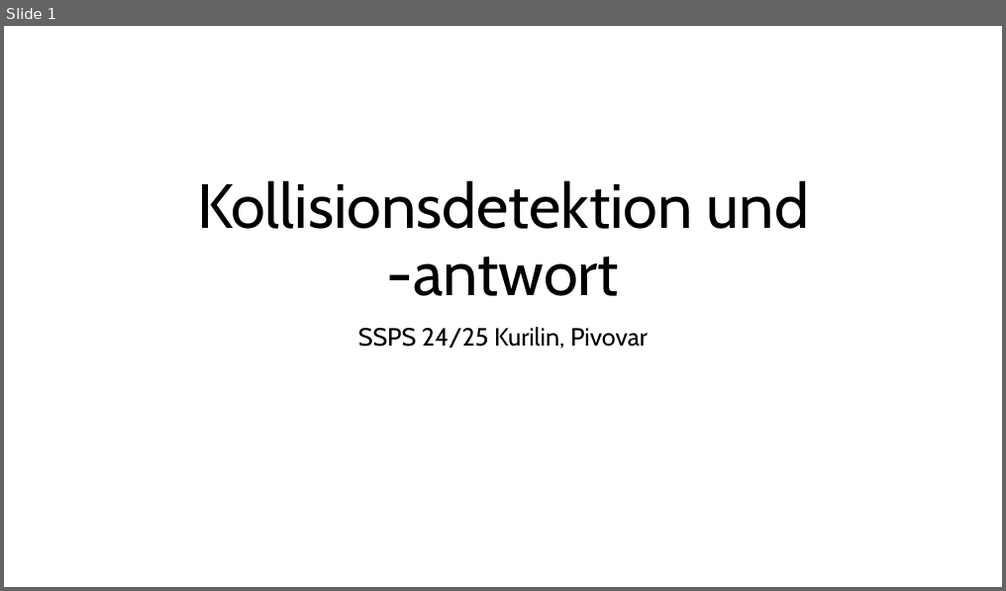
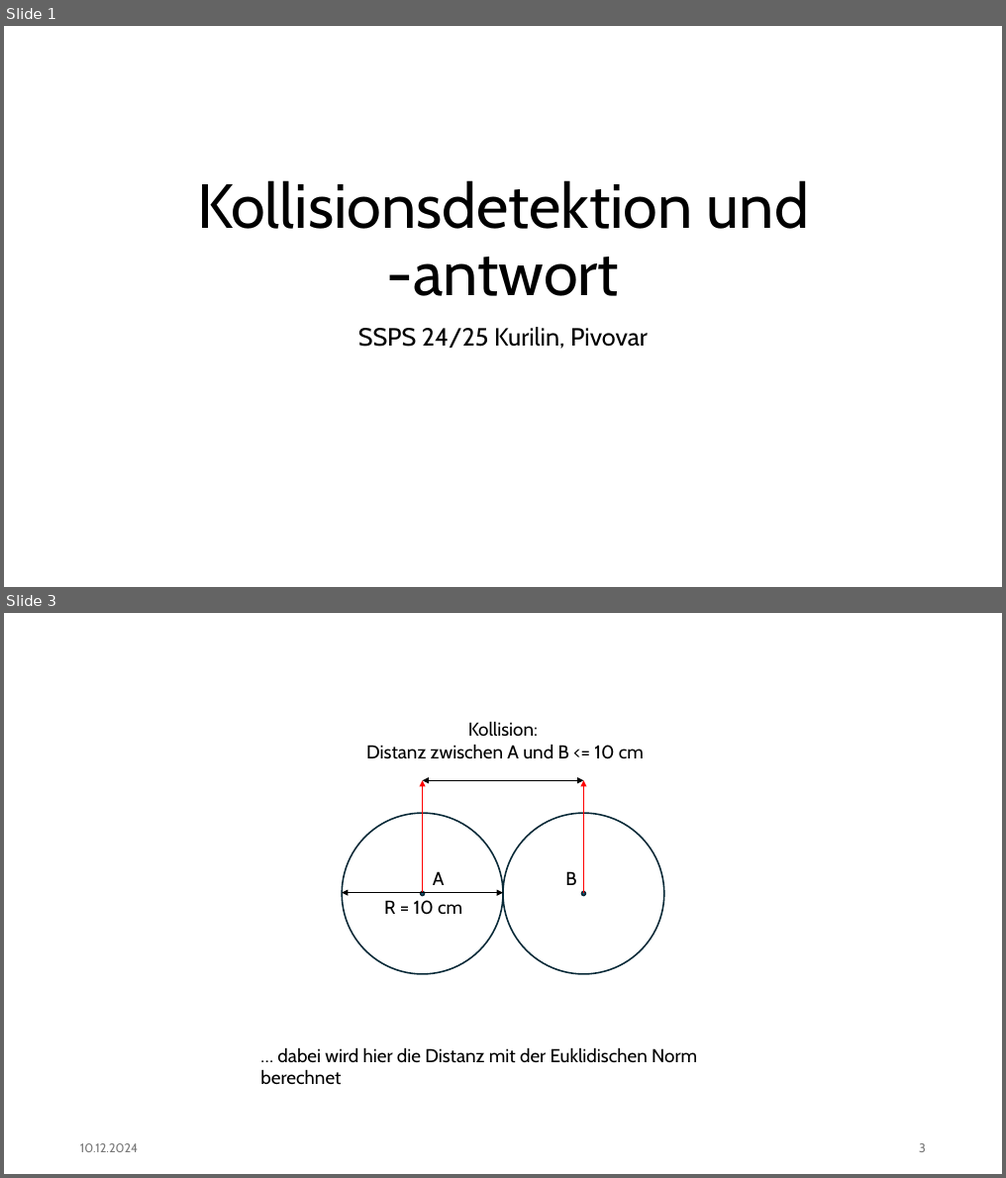
Before and after one commit to rippeddeadlift/Billard_SSDS, a slide deck: SSPS_11.12_sketch.pptx. Shown one above the other, each under a label of ours: slide 1 before the commit, slides 1 and 3 after it; the slides between them are not shown. The pictures are 1006x591 and 1006x1178 pixels, drawn with LibreOffice and Linux fonts; fonts in the diff are those of the drawing. Boxes give left, top, right and bottom in pixels: in the first picture for what was removed or moved away, otherwise in the second. Text is boxed around its words. In the diff, an @@ line names an element or a change of style, - is before the commit and + after.

```diff
--- a/SSPS_11.12_sketch.pptx
+++ b/SSPS_11.12_sketch.pptx
@@ slide 3 added at [4, 613, 1002, 1174], background #FFFFFF @@
@@ text added at [366, 721, 644, 760], 18 pt, text #000000 @@
+Kollision:
+Distanz zwischen A und B <= 10 cm
@@ arrow added from (423, 894) to (423, 780), #FF0000 1 pt @@
@@ double arrow added from (423, 780) to (583, 780), #000000 1 pt @@
@@ arrow added from (583, 894) to (583, 780), #FF0000 1 pt @@
@@ ellipse added at [342, 813, 503, 973], fill #FFFFFF, outline #092A39 1.5 pt @@
@@ ellipse added at [503, 813, 664, 973], fill #FFFFFF, outline #092A39 1.5 pt @@
@@ text added at [433, 871, 445, 885], 18 pt, text #000000 @@
+A
@@ text added at [565, 871, 576, 885], 18 pt, text #000000 @@
+B
@@ double arrow added from (342, 893) to (503, 893), #000000 1 pt @@
@@ text added at [384, 900, 462, 915], 18 pt, text #000000 @@
+R = 10 cm
@@ ellipse added at [420, 891, 424, 895], fill #156082, outline #092A39 1.5 pt @@
@@ ellipse added at [582, 891, 586, 895], fill #156082, outline #092A39 1.5 pt @@
@@ text added at [260, 1048, 697, 1085], 18 pt, text #000000 @@
+… dabei wird hier die Distanz mit der Euklidischen Norm berechnet
@@ text added at [80, 1144, 138, 1153], 12 pt, text #797979 @@
+10.12.2024
@@ page number added at [919, 1144, 926, 1153], 12 pt, text #797979 @@
+3
```
Also in this commit, not shown: 7 slides changed, 5 other slides added, 1 slide removed, 8 other files.
